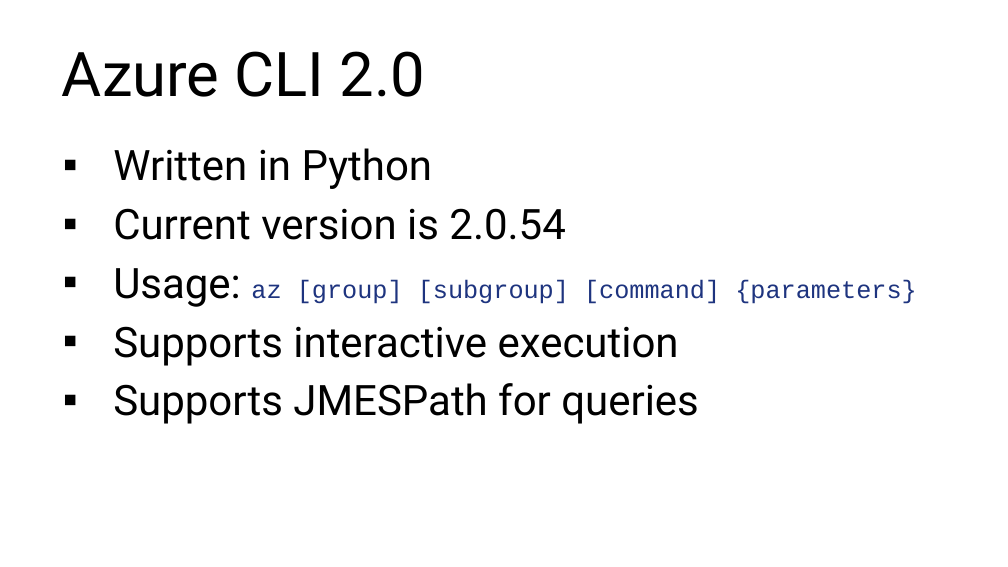
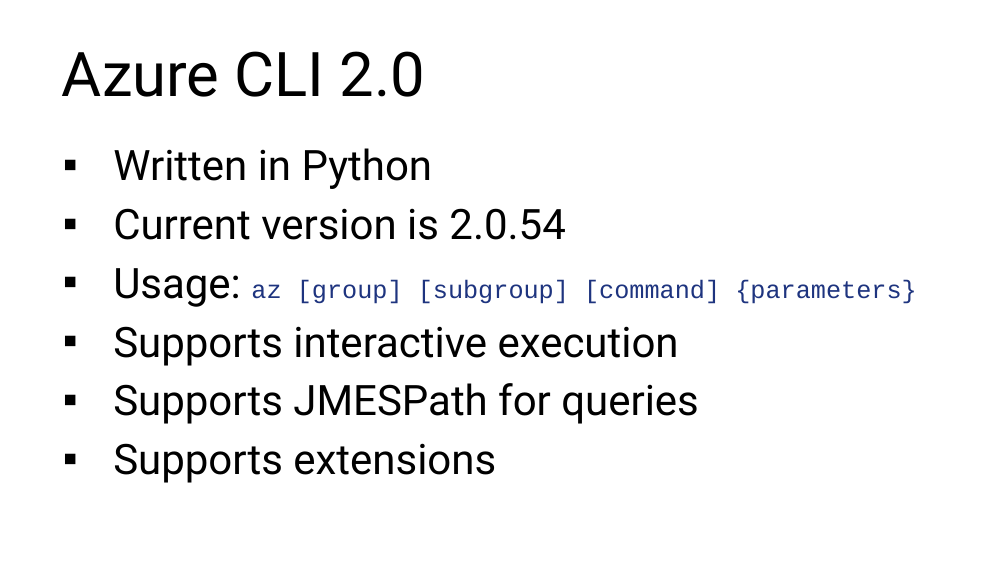
Before and after one commit to rchaganti/Presentations, a slide deck: slide 6 of ExpertsLiveIN2019/AzureAtTheCommandLine-Ravikanth.pptx. Drawn at 1008x567 pixels with LibreOffice and Linux fonts; fonts in the diff are those of the drawing; background and template pictures are left out. Boxes give left, top, right and bottom in pixels: in the first picture for what was removed or moved away, otherwise in the second. Text is boxed around its words. In the diff, an @@ line names an element or a change of style, - is before the commit and + after.

```diff
--- a/ExpertsLiveIN2019/AzureAtTheCommandLine-Ravikanth.pptx
+++ b/ExpertsLiveIN2019/AzureAtTheCommandLine-Ravikanth.pptx
@@ text at box(113, 443, 496, 483): paragraph added @@
+▪ Supports extensions
```
Also in this commit, not shown: 3 other slides changed, 1 slide added, 1 slide removed, 2 other files.
